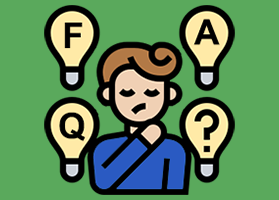
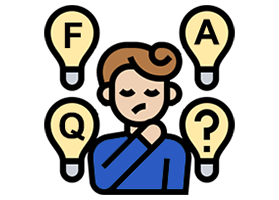
Revision of a layered 279×200 image; what changed, layer by layer:
hid "Layer 1" over (0, 0, 279, 200)
